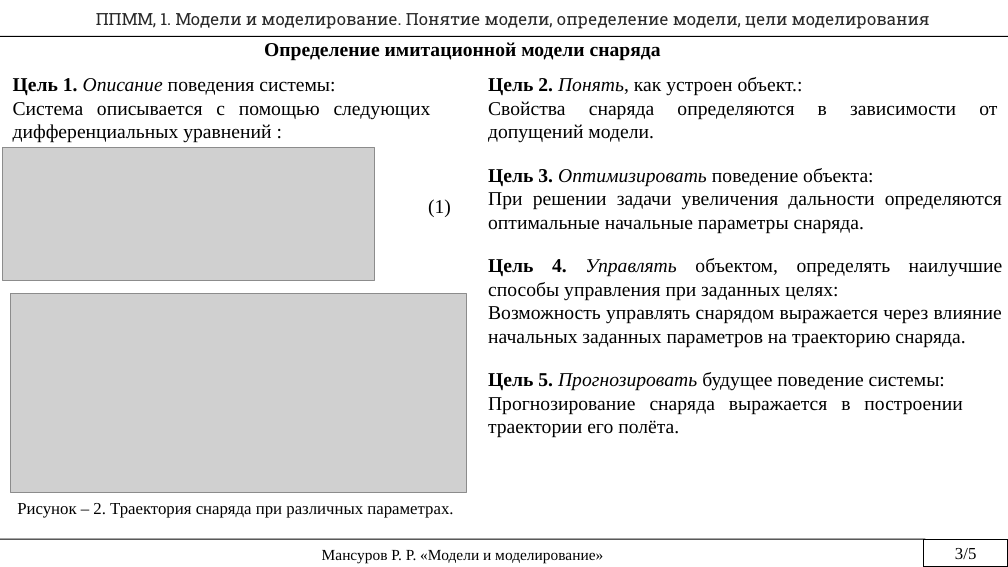
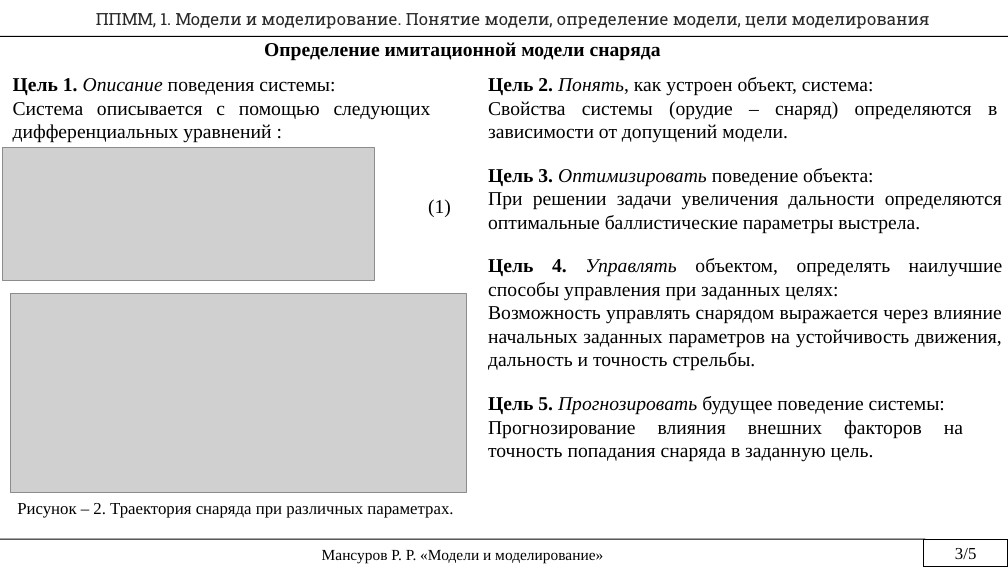
Before and after one commit to rustam-mansurov/cats, a slide deck: slide 3 of Домашнее задание Мансуров.pptx. Drawn at 1008x567 pixels with LibreOffice and Linux fonts; fonts in the diff are those of the drawing; grey boxes stand for pictures. Boxes give left, top, right and bottom in pixels: in the first picture for what was removed or moved away, otherwise in the second. Text is boxed around its words. In the diff, an @@ line names an element or a change of style, - is before the commit and + after.

```diff
--- a/Домашнее задание Мансуров.pptx
+++ b/Домашнее задание Мансуров.pptx
@@ text at (488,77,997,143): text changed @@
-Цель 2. Понять, как устроен объект.:
-Свойства снаряда определяются в зависимости от допущений модели.
+Цель 2. Понять, как устроен объект, система:
+Свойства системы (орудие – снаряд) определяются в зависимости от допущений модели.
@@ text at (488,192,1002,234): text changed @@
-При решении задачи увеличения дальности определяются оптимальные начальные параметры снаряда.
+При решении задачи увеличения дальности определяются оптимальные баллистические параметры выстрела.
@@ text at (488,306,1002,371): text changed @@
-Возможность управлять снарядом выражается через влияние начальных заданных параметров на траекторию снаряда.
+Возможность управлять снарядом выражается через влияние начальных заданных параметров на устойчивость движения, дальность и точность стрельбы.
@@ text "Цель 5. Прогнозировать будущее поведение ...": place and size @@
-text "Цель 5. Прогнозировать будущее поведение ..." at (488,372,962,438)
+text "Цель 5. Прогнозировать будущее поведение ..." at (488,396,963,462)
@@ text at (488,420,963,462): text changed @@
-Прогнозирование снаряда выражается в построении траектории его полёта.
+Прогнозирование влияния внешних факторов на точность попадания снаряда в заданную цель.
```
Also in this commit, not shown: 1 other slide changed.
